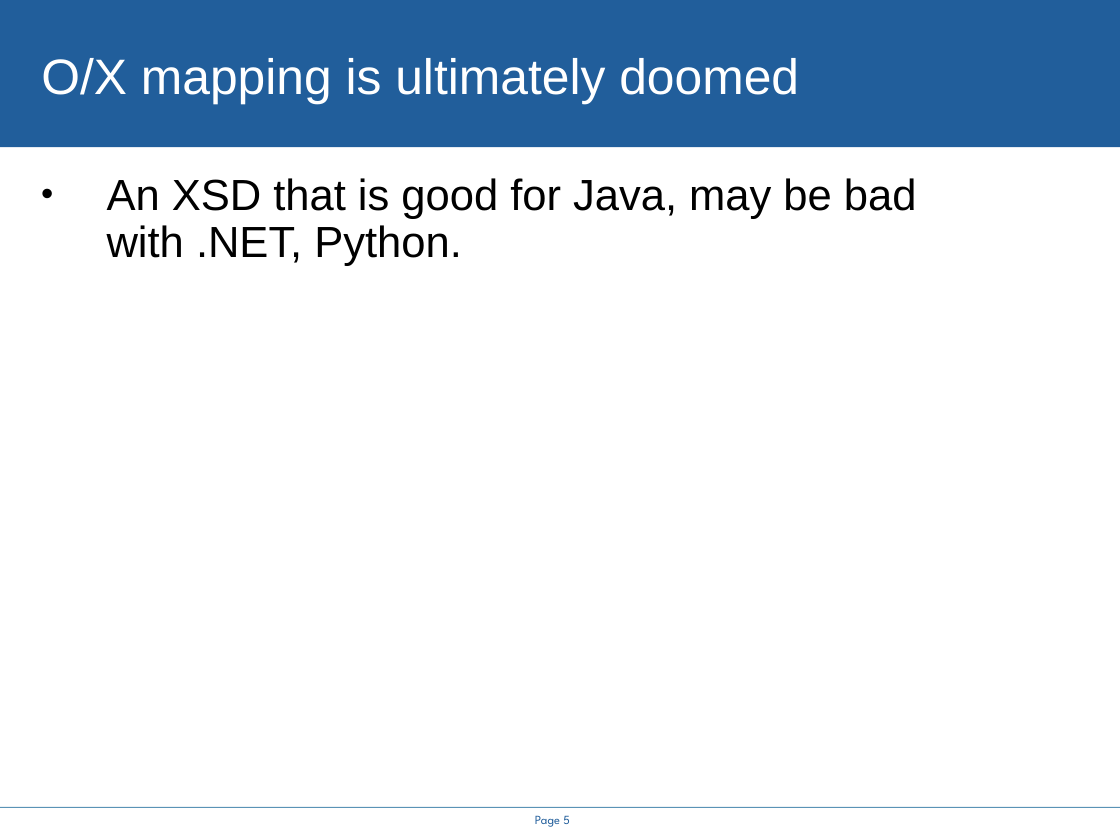
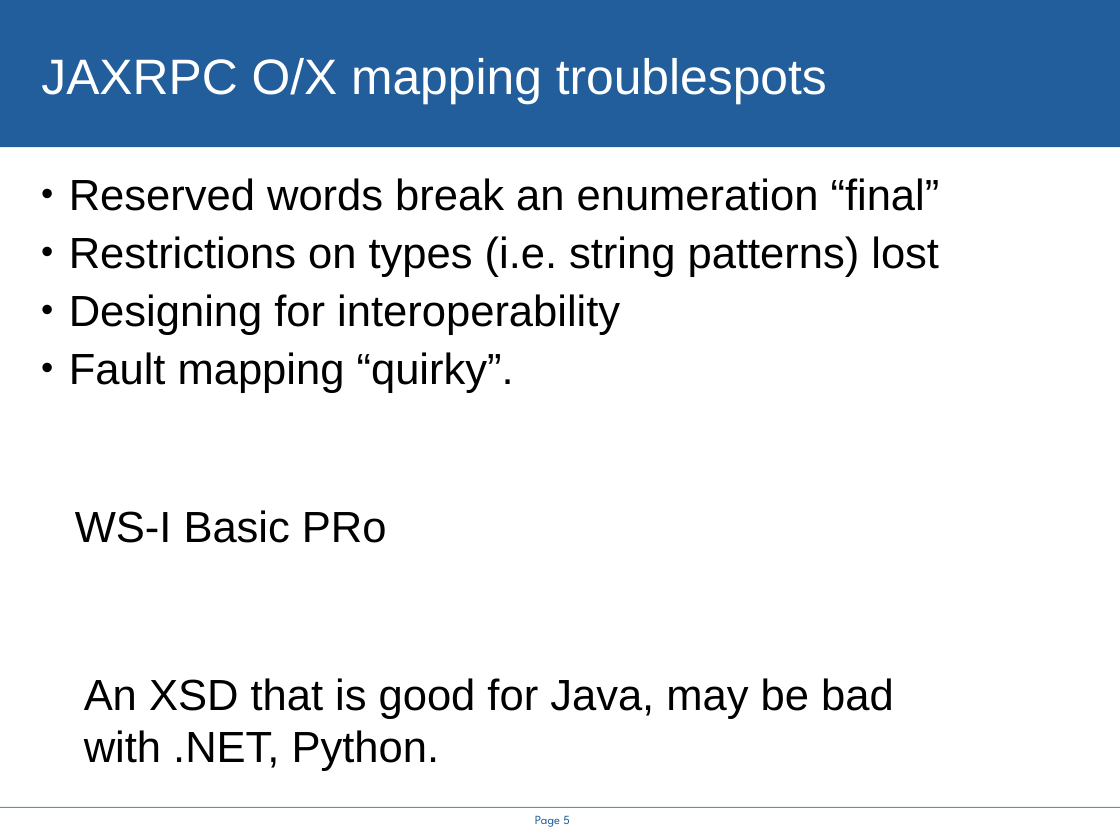
Before and after one commit to rhusar/smartfrog, a slide deck: slide 5 of projects/alpine/doc/icws2005/rethinking_the_java_SOAP_stack.ppt. Drawn at 1120x840 pixels with LibreOffice and Linux fonts; fonts in the diff are those of the drawing; background and template pictures are left out. Boxes give left, top, right and bottom in pixels: in the first picture for what was removed or moved away, otherwise in the second. Text is boxed around its words. In the diff, an @@ line names an element or a change of style, - is before the commit and + after.

Commit message:
faulting

```diff
--- a/projects/alpine/doc/icws2005/rethinking_the_java_SOAP_stack.ppt
+++ b/projects/alpine/doc/icws2005/rethinking_the_java_SOAP_stack.ppt
@@ title at (x1=41, y1=58, x2=827, y2=104): text changed @@
-O/X mapping is ultimately doomed
+JAXRPC O/X mapping troublespots
@@ text added at (x1=69, y1=178, x2=940, y2=393), 28 pt, text #000000 @@
+• Reserved words break an enumeration “final”
+• Restrictions on types (i.e. string patterns) lost
+• Designing for interoperability
+• Fault mapping “quirky”.
@@ text added at (x1=75, y1=510, x2=387, y2=543), 28 pt, text #000000 @@
+WS-I Basic PRo
@@ text "An XSD that is good ..." moved from (x1=107, y1=178, x2=917, y2=266) to (x1=84, y1=678, x2=894, y2=771) @@
@@ text "An XSD that is good ..." at (x1=84, y1=678, x2=894, y2=771): bullet • to none; line spacing 0.9 to 1; more space between paragraphs @@
```
Also in this commit, not shown: 8 other slides changed, 6 slides added, 2 slides removed, 14 other files.
